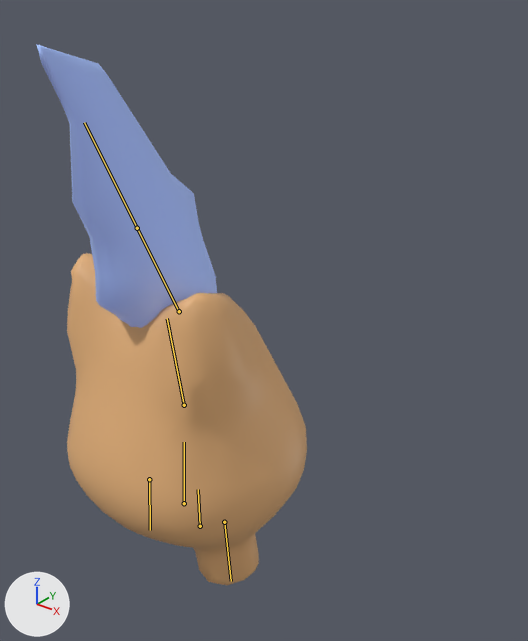
Renders of the FBX model Assets/Art/Models/Enemies/Siftling Golem/Siftling-Golem-Model.fbx from each side of a commit.
Before and after are seen from a 50 mm camera at (4.82, -4.81, 6.14) aimed at (0.38, 0.73, 2.7). Lighting does not change. The marker at lower left points along +X, +Y and +Z. The older version comes first. The bones that change, and the others that lie on the model, are drawn over the model as lines.
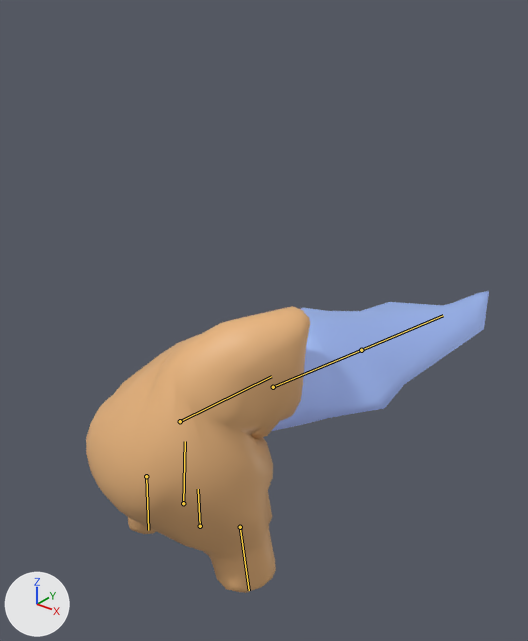
The newer file adds an action. The first version stands in its rest pose; the second is drawn at frame 17 of the action 'Armature|Siftling_FireShoveEnterMirrored'.

Changed parts and their boxes (x1, y1, x2, y2) in the pictures (528 x 641 px):
'Cube', posed (7% narrower, 14% shorter)
    before: (67, 253, 307, 585)
    after: (86, 306, 310, 593)
'Cube.001', posed
    before: (36, 44, 217, 328)
    after: (272, 291, 489, 431)
bone 'Bone', root to tip
    before: (184, 503) to (184, 442)
    after: (183, 503) to (185, 441)
bone 'Bone.001', root to tip
    before: (184, 405) to (167, 318)
    after: (180, 421) to (271, 376)
bone 'Bone.002', root to tip
    before: (179, 311) to (137, 228)
    after: (273, 387) to (361, 350)
bone 'Leg.L', root to tip
    before: (149, 479) to (150, 530)
    after: (146, 476) to (148, 530)
bone 'Leg.R', root to tip
    before: (224, 522) to (231, 581)
    after: (240, 527) to (249, 590)

The change in detail:
Bone 'Bone.003' (bone_bone_003) is rescaled from (1.0, 1.0, 1.0) to (0.99, 1.01, 0.99).
Bone 'Bone' (bone_bone) moves from (0.0, 0.0, 0.0) to (0.0, 0.0, 0.01).
Bone 'Bone' (bone_bone) turns from (0, 0, 0) to (0, 0, -2) degrees about its own x, y and z.
Bone 'Bone.001' (bone_bone_001) moves from (0.0, 0.0, 0.0) to (-0.04, -0.19, 0.09).
Bone 'Bone.001' (bone_bone_001) turns from (0, 0, 0) to (-111, -42, 59) degrees about its own x, y and z.
Bone 'Bone.002' (bone_bone_002) moves from (0.0, 0.0, 0.0) to (0.0, 0.0, 0.06).
Bone 'Bone.002' (bone_bone_002) turns from (0, 0, 0) to (-17, -17, 30) degrees about its own x, y and z.
Bone 'Leg.L' (bone_leg_l) moves from (0.0, 0.0, 0.0) to (0.12, 0.08, -0.06).
Bone 'Leg.L' (bone_leg_l) turns from (0, 0, 0) to (1, -5, 5) degrees about its own x, y and z.
Bone 'Leg.R' (bone_leg_r) moves from (0.0, 0.0, 0.0) to (-0.13, 0.07, -0.11).
Bone 'Leg.R' (bone_leg_r) turns from (0, 0, 0) to (3, -1, 7) degrees about its own x, y and z.
